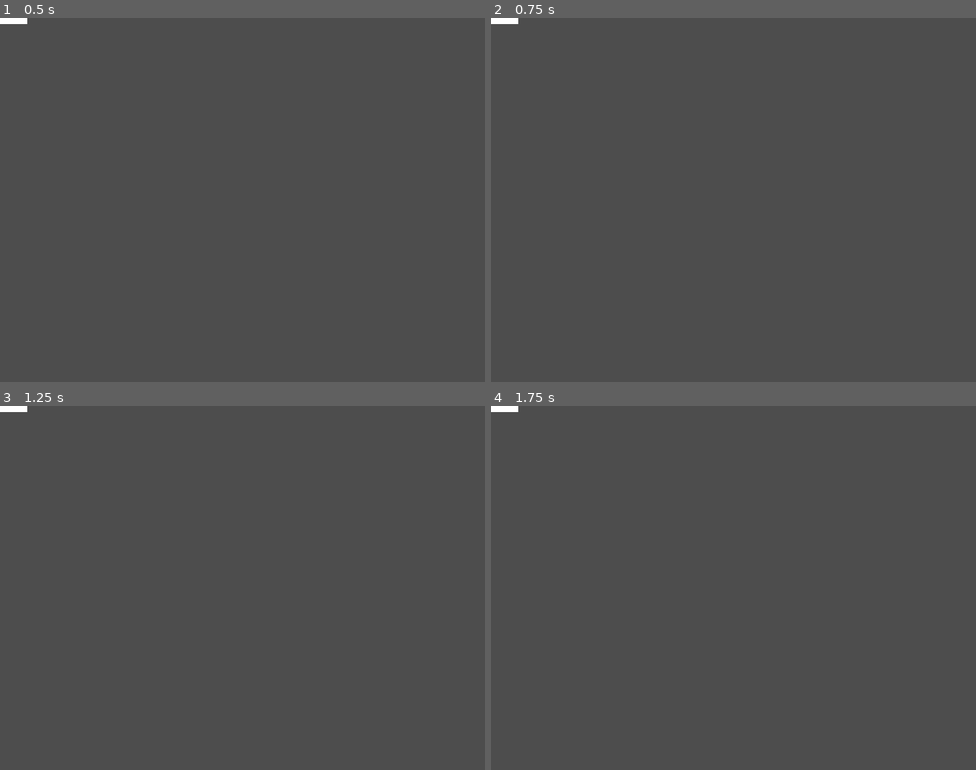
Above: before the commit, frames 1-4 (two rows, left to right).
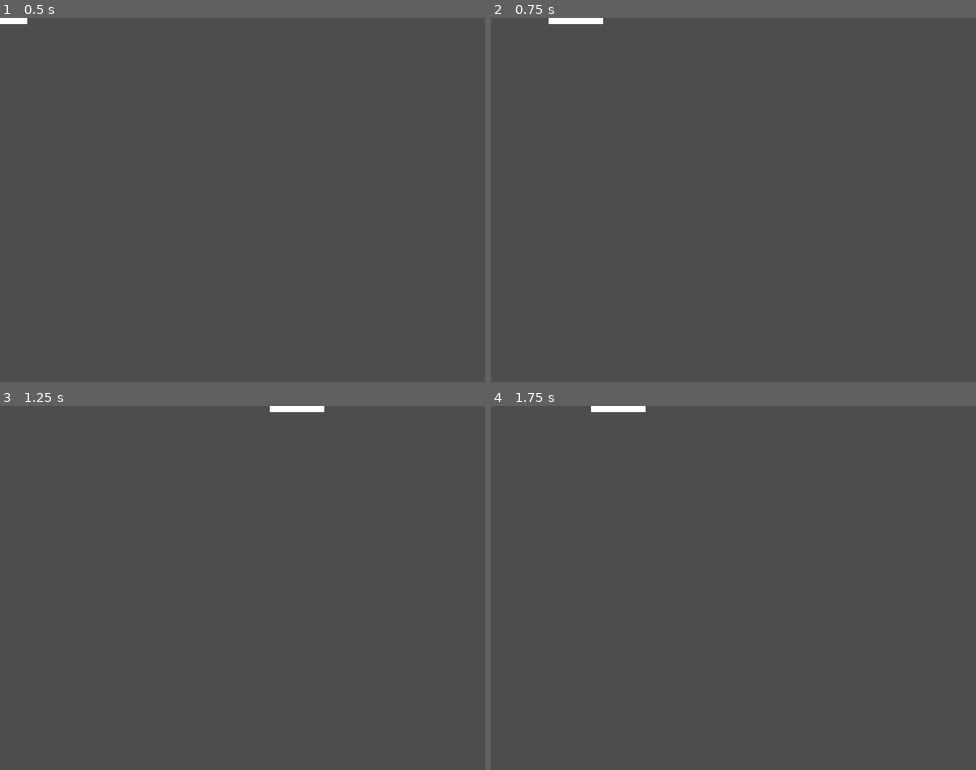
Above: after the commit, the same moments.

Repository: mateusaraujo1/breakout
Game: Godot game, scene res://scenes/paddle/paddle.tscn
Same seed, same stepped clock (60 frames per second), same inputs: the game is played once before the commit and once after it. This scene is started directly instead of the project's main scene.
Inputs:
- Up to frame 1 (0.5 s): no input
- Up to frame 2 (0.75 s): tap Enter at 0.5 s; hold D (mv-direito, bound only after the commit) from 0.53 s (still down)
- Up to frame 3 (1.25 s): keep holding D (mv-direito, bound only after the commit)
- Up to frame 4 (1.75 s): tap Space at 1.25 s; release D (mv-direito, bound only after the commit) at 1.28 s; hold A (mv-esquerdo, bound only after the commit) from 1.28 s (still down)

Frame 1 is identical in both runs. In frame 2, 0.3% of the frame differs, in the area x 0-24%, y 0-2%; in frame 3, 0.3%; in frame 4, 0.3%.

Commit message:
paddle move

Diff:
--- a/project.godot
+++ b/project.godot
@@ -20,3 +20,18 @@
 window/size/viewport_width=800
 window/size/viewport_height=600
 window/stretch/mode="canvas_items"
+
+[input]
+
+mv-esquerdo={
+"deadzone": 0.5,
+"events": [Object(InputEventKey,"resource_local_to_scene":false,"resource_name":"","device":-1,"window_id":0,"alt_pressed":false,"shift_pressed":false,"ctrl_pressed":false,"meta_pressed":false,"pressed":false,"keycode":0,"physical_keycode":65,"key_label":0,"unicode":97,"location":0,"echo":false,"script":null)
+, Object(InputEventKey,"resource_local_to_scene":false,"resource_name":"","device":-1,"window_id":0,"alt_pressed":false,"shift_pressed":false,"ctrl_pressed":false,"meta_pressed":false,"pressed":false,"keycode":0,"physical_keycode":4194319,"key_label":0,"unicode":0,"location":0,"echo":false,"script":null)
+]
+}
+mv-direito={
+"deadzone": 0.5,
+"events": [Object(InputEventKey,"resource_local_to_scene":false,"resource_name":"","device":-1,"window_id":0,"alt_pressed":false,"shift_pressed":false,"ctrl_pressed":false,"meta_pressed":false,"pressed":false,"keycode":0,"physical_keycode":68,"key_label":0,"unicode":100,"location":0,"echo":false,"script":null)
+, Object(InputEventKey,"resource_local_to_scene":false,"resource_name":"","device":-1,"window_id":0,"alt_pressed":false,"shift_pressed":false,"ctrl_pressed":false,"meta_pressed":false,"pressed":false,"keycode":0,"physical_keycode":4194321,"key_label":0,"unicode":0,"location":0,"echo":false,"script":null)
+]
+}
--- a/scenes/paddle/paddle.gd
+++ b/scenes/paddle/paddle.gd
@@ -1,11 +1,18 @@
 extends StaticBody2D
 
-
-# Called when the node enters the scene tree for the first time.
-func _ready() -> void:
-	pass # Replace with function body.
+var velocidade_do_paddle : float = 700.0
 
 
-# Called every frame. 'delta' is the elapsed time since the previous frame.
+func _ready() -> void:
+	pass
+
+
 func _process(delta: float) -> void:
-	pass
+	movimentar_paddle(delta)
+
+
+func movimentar_paddle(delta: float) -> void:
+	if Input.is_action_pressed("mv-esquerdo"):
+		position.x -= velocidade_do_paddle * delta #multiplica por delta p/ controlar o FPS
+	elif Input.is_action_pressed("mv-direito"):
+		position.x += velocidade_do_paddle * delta
